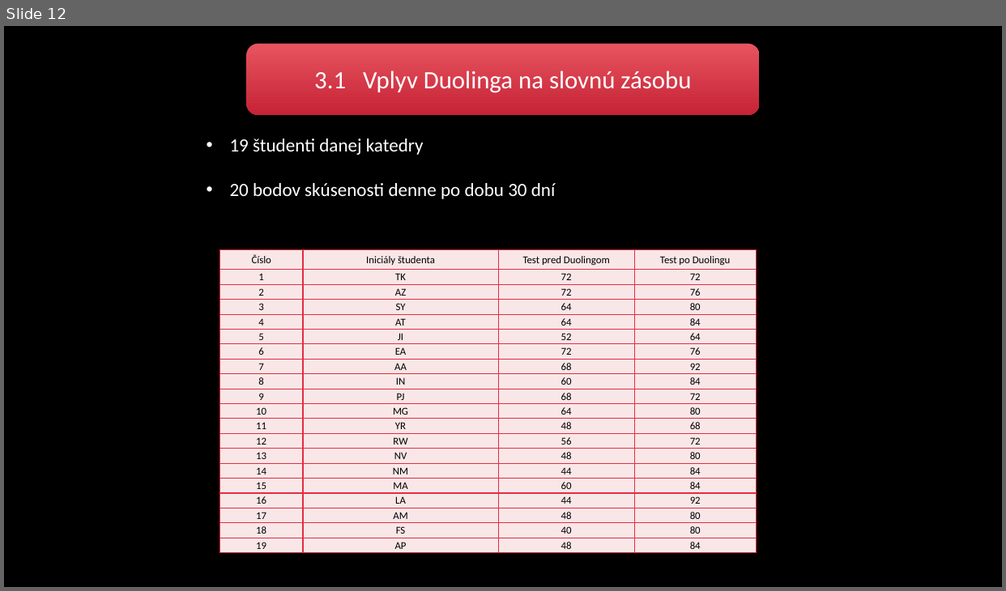
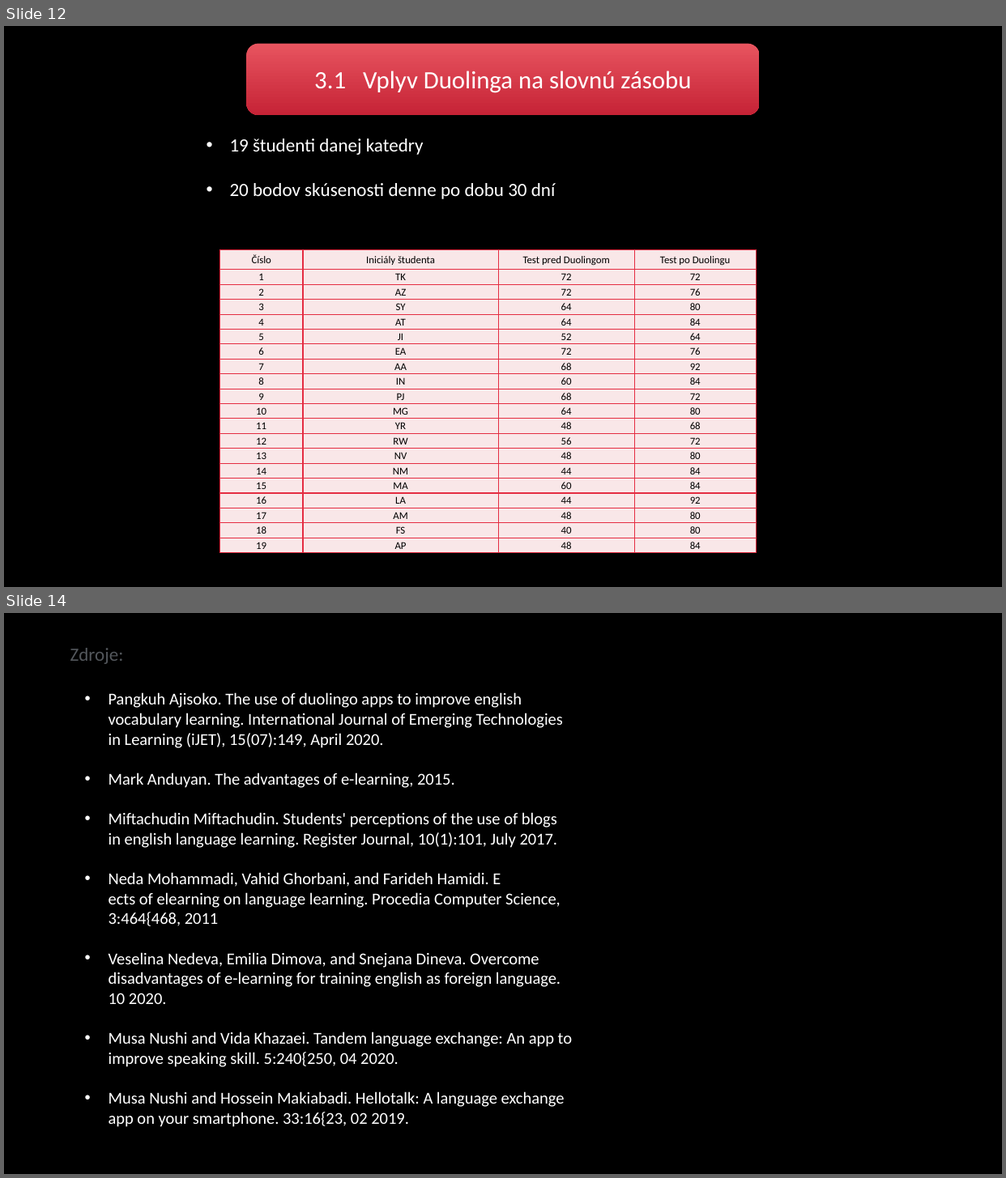
Before and after one commit to RichardSzarka/Semestralna_praca_MIP, a slide deck: Prezentacia_clanok.pptx. Shown one above the other, each under a label of ours: slide 12 before the commit, slides 12 and 14 after it; the slides between them are not shown. The pictures are 1006x591 and 1006x1178 pixels, drawn with LibreOffice and Linux fonts; fonts in the diff are those of the drawing; background and template pictures are left out. Boxes give left, top, right and bottom in pixels: in the first picture for what was removed or moved away, otherwise in the second. Text is boxed around its words. In the diff, an @@ line names an element or a change of style, - is before the commit and + after.

```diff
--- a/Prezentacia_clanok.pptx
+++ b/Prezentacia_clanok.pptx
@@ slide 14 added at (4,613,1002,1174), background picture (left out) @@
@@ text added at (70,648,124,664), 18 pt, text gradient #53575C to #C5C7CA @@
+Zdroje:
@@ text added at (108,692,572,1127), 16 pt, text #FFFFFF @@
+• Pangkuh Ajisoko. The use of duolingo apps to improve english vocabulary learning. International Journal of Emerging Technologies in Learning (iJET), 15(07):149, April 2020.
+• Mark Anduyan. The advantages of e-learning, 2015.
+• Miftachudin Miftachudin. Students' perceptions of the use of blogs in english language learning. Register Journal, 10(1):101, July 2017.
+• Neda Mohammadi, Vahid Ghorbani, and Farideh Hamidi. E
+  ects of elearning on language learning. Procedia Computer Science, 3:464{468, 2011
+• Veselina Nedeva, Emilia Dimova, and Snejana Dineva. Overcome disadvantages of e-learning for training english as foreign language. 10 2020.
+• Musa Nushi and Vida Khazaei. Tandem language exchange: An app to improve speaking skill. 5:240{250, 04 2020.
+• Musa Nushi and Hossein Makiabadi. Hellotalk: A language exchange app on your smartphone. 33:16{23, 02 2019.
```
Also in this commit, not shown: 2 other slides added, 2 slides removed, 1 other file.
